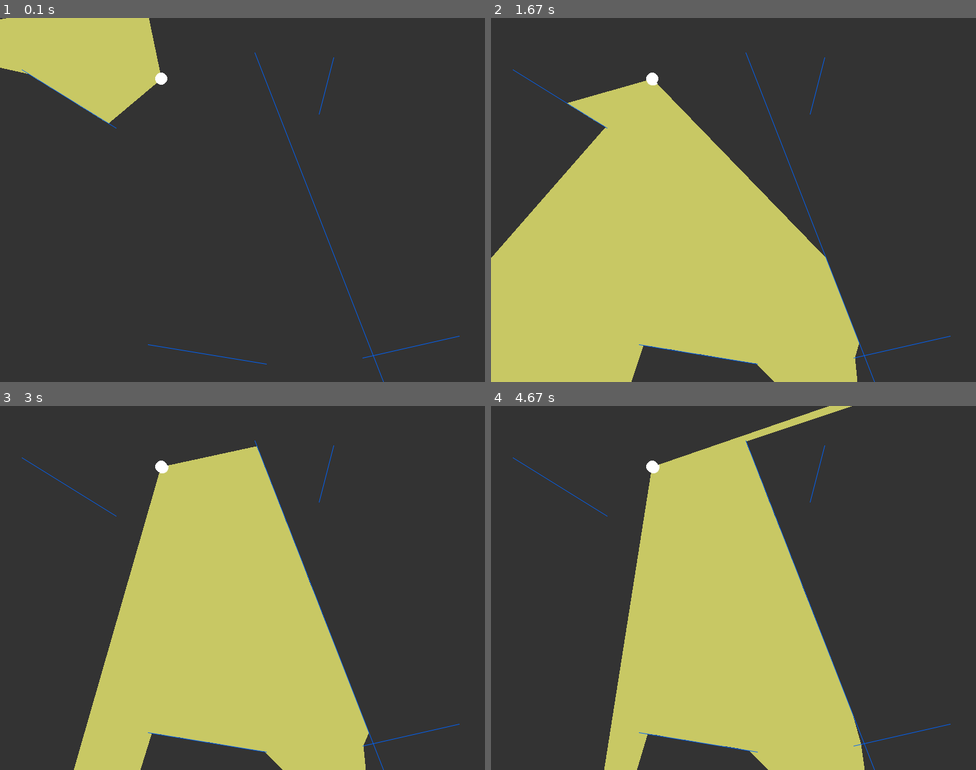
Above: before the commit, frames 1-4 (two rows, left to right).
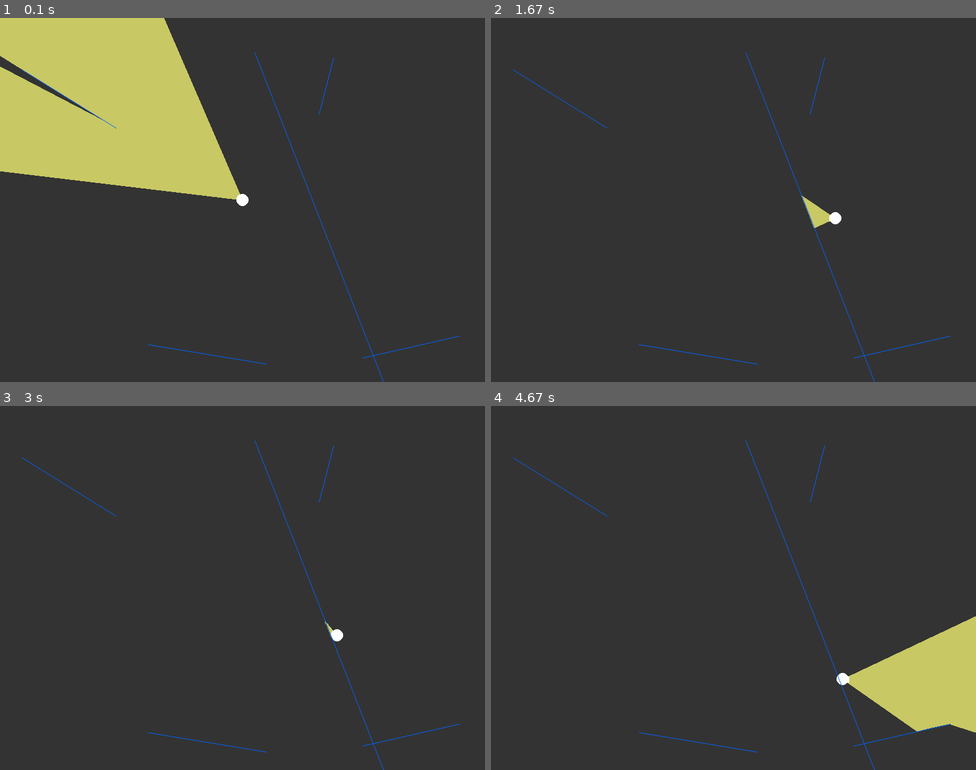
Above: after the commit, the same moments.

Repository: DHameete/pygames
Game: pygame game, started from 05_Raycasting/main.py
Same seed, same stepped clock (60 frames per second), same inputs: the game is played once before the commit and once after it.
Inputs (mouse positions are in pixels of both pictures, inside the frame that each line leads up to):
- Up to frame 1 (0.1 s): no input
- Up to frame 2 (1.67 s): hold S 0.33-0.8 s; hold Right 0.33-0.8 s; move the mouse to (714, 214) at 0.37 s; hold Right 0.83-1.3 s; move the mouse to (888, 189) at 0.87 s; hold W 1.33-1.63 s; move the mouse to (617, 203) at 1.37 s
- Up to frame 3 (3 s): hold Right 1.67-2.13 s; move the mouse to (92, 533) at 1.7 s; hold A 2.17-2.7 s; move the mouse to (315, 460) at 2.2 s; hold Down from 2.73 s (still down); move the mouse to (300, 620) at 2.77 s
- Up to frame 4 (4.67 s): release Down at 3.03 s; hold A 3.07-3.47 s; move the mouse to (743, 464) at 3.1 s; hold Down 3.5-3.87 s; move the mouse to (718, 526) at 3.53 s; hold D 3.9-4.53 s; move the mouse to (917, 726) at 3.93 s; hold Left from 4.57 s (still down); move the mouse to (903, 682) at 4.6 s

The runs differ from the first frame. In frame 1, 12% of the frame differs, in the area x 0-52%, y 0-52%; in frame 2, 41%, in the area x 0-76%, y 15-100%; in frame 3, 34%; in frame 4, 37%.

Commit message:
add ability to move the particle around in the screen

Diff:
--- a/05_Raycasting/main.py
+++ b/05_Raycasting/main.py
@@ -1,5 +1,5 @@
 import pygame
-from pygame.locals import QUIT
+from pygame.locals import *
 import sys, random, math
 
 from wall import Wall
@@ -35,7 +35,11 @@
         walls.append(Wall(p1,p2,BLUE))
 
     # Initialize particle
-    particle = Particle(WHITE)
+    particle = Particle(WHITE,display)
+
+    x_move = 0
+    y_move = 0
+    direction_speed = 3
 
     # draw-loop
     while True:
@@ -44,12 +48,29 @@
                 pygame.quit()
                 sys.exit()
 
+            if event.type == KEYDOWN:
+                if event.key in {K_LEFT, K_a}:
+                    x_move = -direction_speed
+                if event.key in {K_RIGHT, K_d}:
+                    x_move = direction_speed
+                if event.key in {K_UP, K_w}:
+                    y_move = -direction_speed
+                if event.key in {K_DOWN, K_s}:
+                    y_move = direction_speed
+
+            if event.type == KEYUP:
+                if event.key in {K_LEFT, K_a, K_RIGHT, K_d}:
+                    x_move = 0
+                if event.key in {K_UP, K_w, K_DOWN, K_s}:
+                    y_move = 0
+
+
         # Draw background
         displaysurface.fill((51, 51, 51))
 
         # Set particle position
         mouse = pygame.mouse.get_pos()
-        particle.update(width/3, height/6, mouse)
+        particle.update(display, x_move, y_move, mouse)
 
         # Draw particle and rays
         particle.look(displaysurface, walls)
--- a/05_Raycasting/particle.py
+++ b/05_Raycasting/particle.py
@@ -6,13 +6,13 @@
 
 class Particle:
 
-    def __init__(self, color):
-        self.pos = math.Vector2(0, 0)
+    def __init__(self, color, display):
+        self.pos = math.Vector2(display[0]/2, display[1]/2)
         self.rays = []
         self.color = color
         self.angle = 0
 
-        for angle in range(-30, 30, 1):
+        for angle in range(-30, 31, 1):
             self.rays.append(Ray(self.pos, angle, self.color))
 
 
@@ -36,15 +36,21 @@
                         record = d
                         closest = pt
             if closest:
-                draw.polygon(surface,YELLOW,[prev,closest,self.pos])
+                draw.polygon(surface, YELLOW, [prev, closest, self.pos])
                 # draw.aaline(surface, YELLOW, self.pos, closest)
                 prev = closest
 
 
-    def update(self, x, y, mouse):
+    def update(self, display, dx, dy, mouse):
         mouseX = mouse[0]
         mouseY = mouse[1]
 
         self.angle = degrees(atan2(-(mouseY-self.pos.y),(mouseX-self.pos.x)))
 
+        x = self.pos.x + dx
+        y = self.pos.y + dy
+        if (x < 0 or x > display[0]):
+            x = x - dx
+        if (y < 0 or y > display[1]):
+            y = y - dy
         self.pos.update(x, y)
--- a/05_Raycasting/ray.py
+++ b/05_Raycasting/ray.py
@@ -5,7 +5,7 @@
     def __init__(self, pos, angle, color):
         self.pos = pos
         self.dir = math.Vector2(1, 0)
-        self.angle = angle
+        self.angle = 0
         self.dir = self.dir.rotate(angle)
         self.color = color
 
